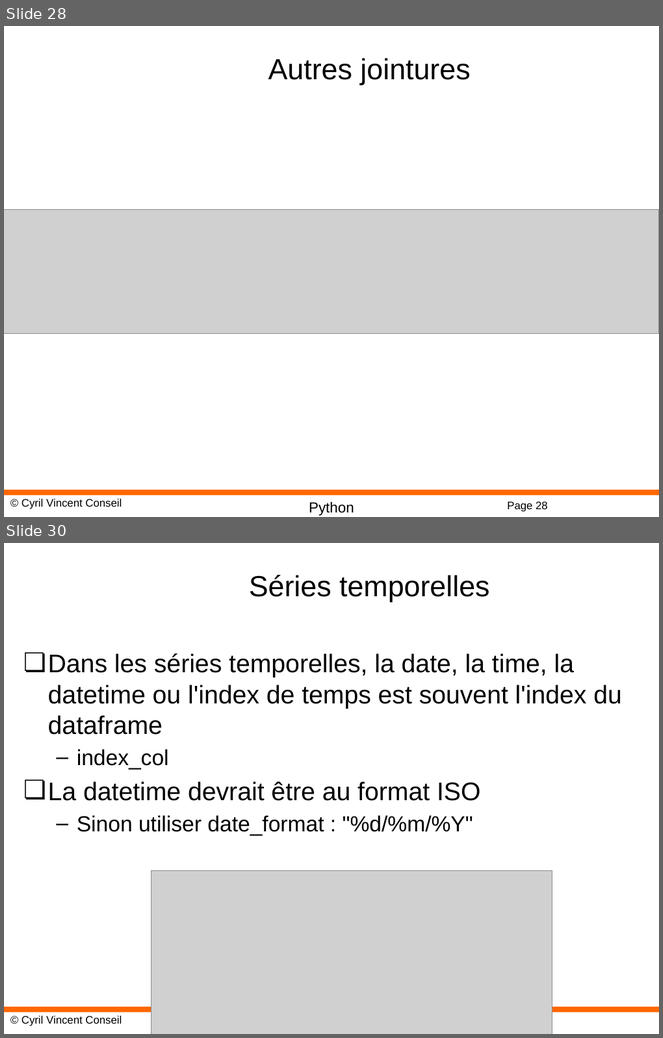
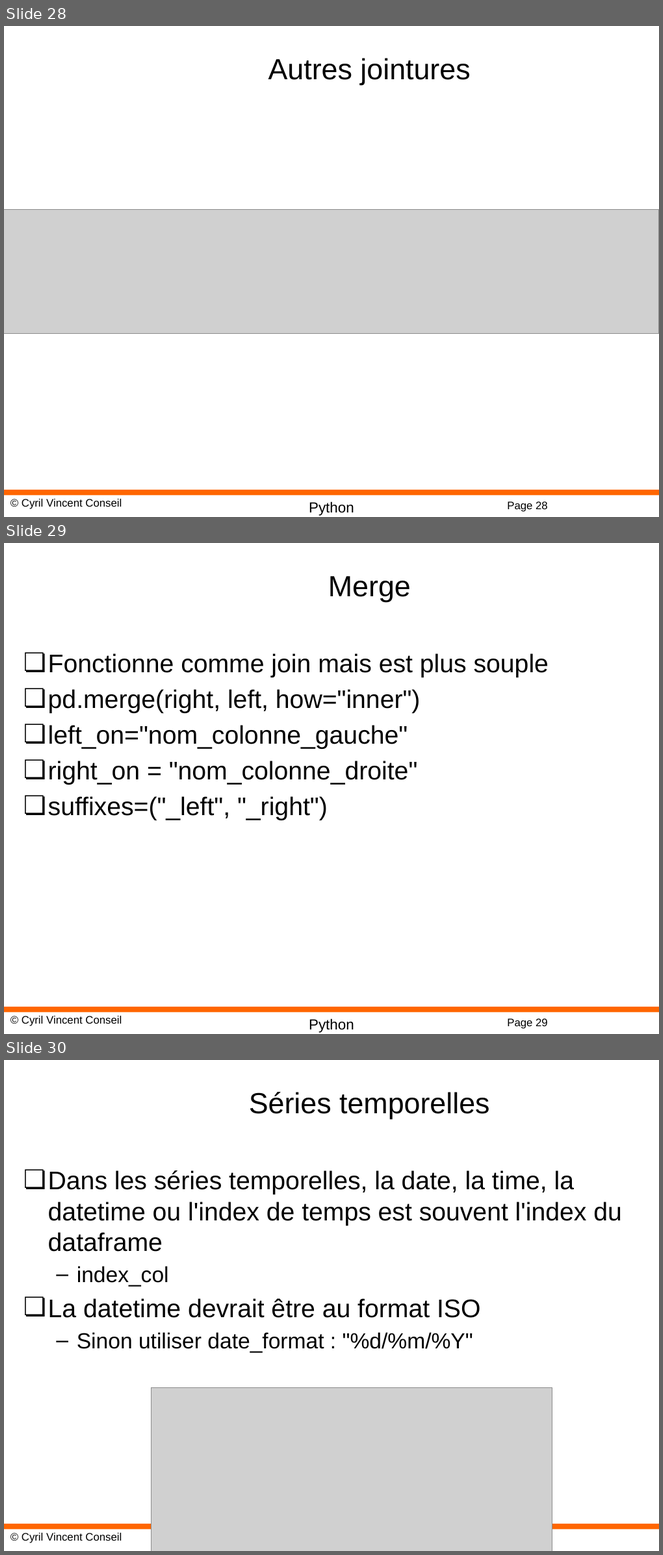
Before and after one commit to cyrilvincent/datascience, a slide deck: ppt/Datascience11-Pandas.pptx. Shown one above the other, each under a label of ours: slides 28 and 30 before the commit, slides 28, 29 and 30 after it; the slides between them are not shown. The pictures are 663x1038 and 663x1555 pixels, drawn with LibreOffice and Linux fonts; fonts in the diff are those of the drawing; grey boxes stand for pictures; background and template pictures are left out. Boxes give left, top, right and bottom in pixels: in the first picture for what was removed or moved away, otherwise in the second. Text is boxed around its words. In the diff, an @@ line names an element or a change of style, - is before the commit and + after.

```diff
--- a/ppt/Datascience11-Pandas.pptx
+++ b/ppt/Datascience11-Pandas.pptx
@@ slide 29 added at bbox=[4, 543, 659, 1034], background #FFFFFF; not listed: 4 template elements that a slide beside it also shows @@
@@ title added at bbox=[328, 576, 411, 602], 32 pt, text #000000 @@
+Merge
@@ text added at bbox=[48, 653, 549, 821], 28 pt, text #000000 @@
+❏ Fonctionne comme join mais est plus souple
+❏ pd.merge(right, left, how="inner")
+❏ left_on="nom_colonne_gauche"
+❏ right_on = "nom_colonne_droite"
+❏ suffixes=("_left", "_right")
```
Also in this commit, not shown: 4 slides changed, 1 slide removed, 4 other files.
